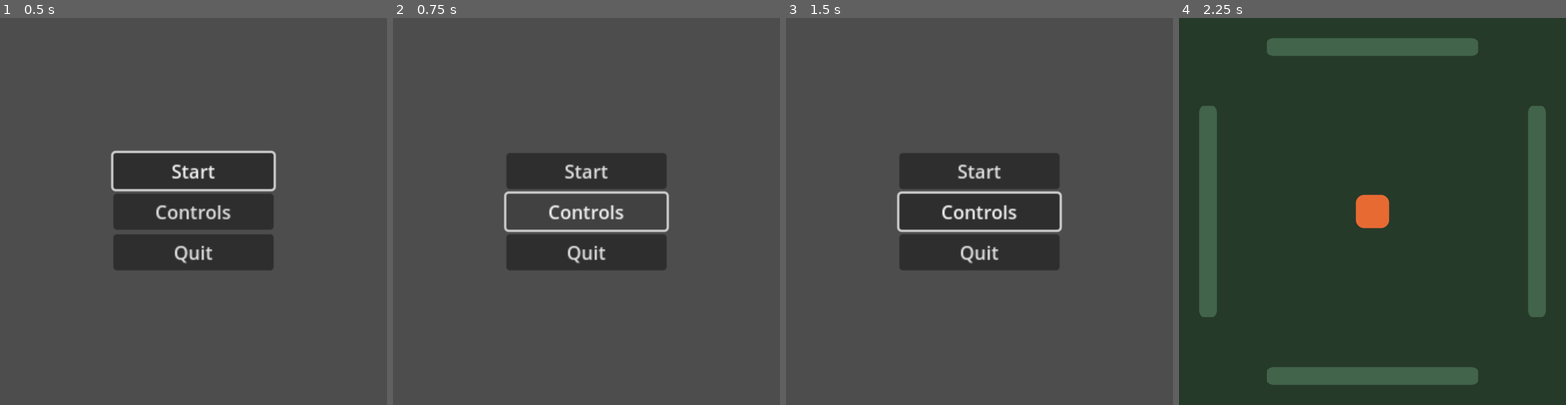
Above: before the commit, frames 1-4 (left to right).
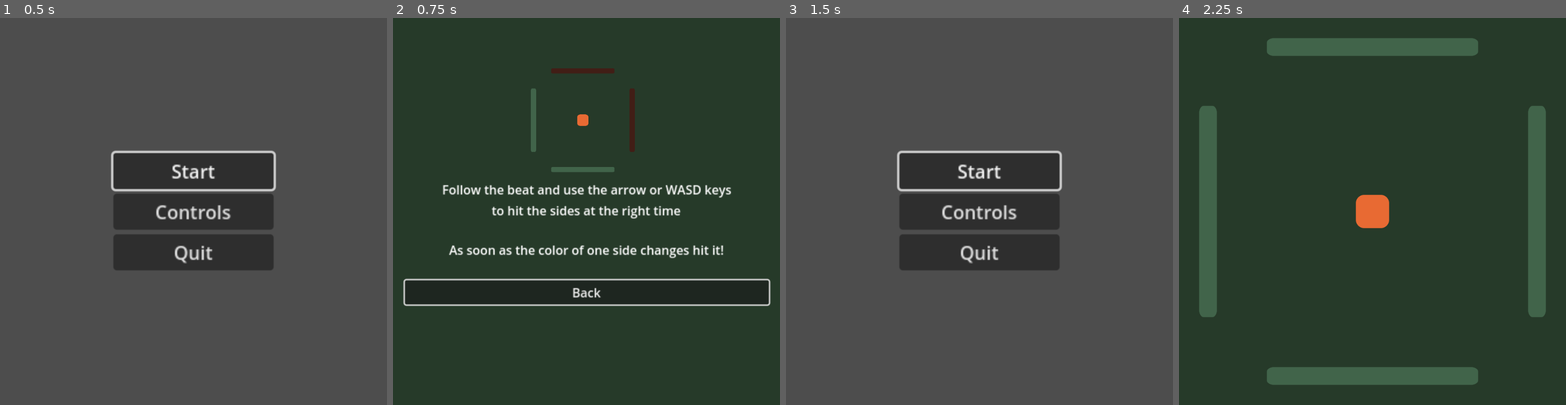
Above: after the commit, the same moments.

Repository: StrangerTNY/HAW_IS_Projekt
Game: Godot game, scene res://src/scenes/main.tscn
The game is run twice, just before and just after one commit, with the same random seed, the same clock (stepped at 60 frames per second) and the same inputs. Sound files missing from this copy of the repository are replaced by a short silence.
Inputs (mouse positions are in pixels of both pictures, inside the frame that each line leads up to):
- Up to frame 1 (0.5 s): no input
- Up to frame 2 (0.75 s): click "Controls" at 0.5 s
- Up to frame 3 (1.5 s): click (979, 292) at 1.25 s, where only the run after the commit has a clickable "Back"
- Up to frame 4 (2.25 s): click "Start" at 2 s

Frame 1 is identical in both runs. In frame 2, 92% of the frame differs, in the area x 0-100%, y 0-100%; in frame 3, 1.4%; in frame 4, nothing differs.

Commit message:
Controls Legende
Controls Seite eingerichtet

Diff:
--- /dev/null
+++ b/src/scenes/controls.tscn
@@ -0,0 +1,74 @@
+[gd_scene load_steps=3 format=3 uid="uid://cjm6pbl7h2avy"]
+
+[ext_resource type="Script" path="res://src/scripts/controls.gd" id="1_1p5gc"]
+[ext_resource type="Texture2D" uid="uid://chffauk8ak4t7" path="res://assets/screeni.png" id="1_nl8rt"]
+
+[node name="Control" type="Control"]
+layout_mode = 3
+anchors_preset = 15
+anchor_right = 1.0
+anchor_bottom = 1.0
+grow_horizontal = 2
+grow_vertical = 2
+script = ExtResource("1_1p5gc")
+
+[node name="Background" type="ColorRect" parent="."]
+layout_mode = 1
+anchors_preset = 15
+anchor_right = 1.0
+anchor_bottom = 1.0
+grow_horizontal = 2
+grow_vertical = 2
+color = Color(0.14902, 0.227451, 0.160784, 1)
+
+[node name="VBoxContainer" type="VBoxContainer" parent="."]
+layout_mode = 1
+anchors_preset = 8
+anchor_left = 0.5
+anchor_top = 0.5
+anchor_right = 0.5
+anchor_bottom = 0.5
+offset_left = -469.0
+offset_top = -28.0
+offset_right = 1.0
+offset_bottom = 28.0
+grow_horizontal = 2
+grow_vertical = 2
+scale = Vector2(2, 2)
+
+[node name="Text_1" type="Label" parent="VBoxContainer"]
+layout_mode = 2
+size_flags_horizontal = 4
+text = "Follow the beat and use the arrow or WASD keys"
+horizontal_alignment = 1
+
+[node name="Text_2" type="Label" parent="VBoxContainer"]
+layout_mode = 2
+text = "to hit the sides at the right time"
+horizontal_alignment = 1
+
+[node name="Margin" type="Control" parent="VBoxContainer"]
+custom_minimum_size = Vector2(0, 20)
+layout_mode = 2
+
+[node name="Text_3" type="Label" parent="VBoxContainer"]
+layout_mode = 2
+size_flags_horizontal = 4
+text = "As soon as the color of one side changes hit it!"
+horizontal_alignment = 1
+
+[node name="Margin_2" type="Control" parent="VBoxContainer"]
+custom_minimum_size = Vector2(0, 20)
+layout_mode = 2
+
+[node name="BackButton" type="Button" parent="VBoxContainer"]
+layout_mode = 2
+size_flags_vertical = 4
+text = "Back"
+
+[node name="Screeni" type="Sprite2D" parent="."]
+position = Vector2(489, 263)
+scale = Vector2(0.3, 0.3)
+texture = ExtResource("1_nl8rt")
+
+[connection signal="pressed" from="VBoxContainer/BackButton" to="." method="_on_button_pressed"]
--- /dev/null
+++ b/src/scripts/controls.gd
@@ -0,0 +1,15 @@
+extends Control
+
+
+# Called when the node enters the scene tree for the first time.
+func _ready() -> void:
+	$VBoxContainer/BackButton.grab_focus()
+
+
+# Called every frame. 'delta' is the elapsed time since the previous frame.
+func _process(delta: float) -> void:
+	pass
+
+
+func _on_button_pressed() -> void:
+	get_tree().change_scene_to_file("res://src/scenes/main.tscn")
--- a/src/scripts/menu.gd
+++ b/src/scripts/menu.gd
@@ -16,7 +16,7 @@
 
 
 func _on_control_button_pressed():
-	pass # Replace with function body.
+	get_tree().change_scene_to_file("res://src/scenes/controls.tscn")
 
 
 func _on_quit_button_pressed():
Binary file added: assets/screeni.png
Not shown, added: assets/screeni.png.import
